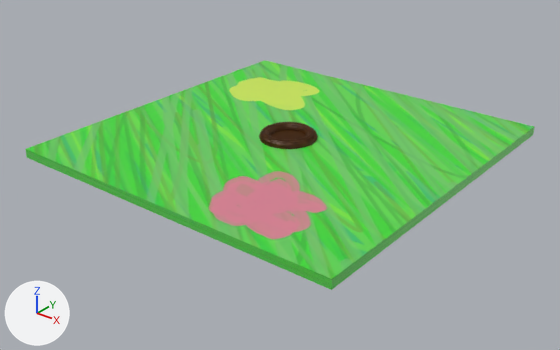
The Blender file 350 AR Project/Assets/other/mole_hole.blend as it was, and as the next commit left it.
Both versions are drawn from a 50 mm camera at (56.5, -72.4, 38.6) aimed at (0.4, -2.3, -4.9). Lighting does not change. The marker at lower left points along +X, +Y and +Z.

The older version as bpy lines, for what is in view:
```python
me_cube = bpy.data.meshes.new('Cube')
me_cube.from_pydata(...)  # a box spanning x -1.0..1.0, y -1.0..1.0, z -1.0..1.0
me_cube.materials.append(mat_ground)  # picture img_grass_png
me_roundcube = bpy.data.meshes.new('Roundcube')
me_roundcube.from_pydata(...)  # 577 vertices, 624 faces; spans x -2.37..2.37, y -2.37..2.37, z -1.61..-0.67
me_roundcube.materials.append(mat_material_002)  # brown #5c3304
ob_ground = bpy.data.objects.new('ground', me_cube)
ob_ground.location = (0.0, 0.0, -1.12)
ob_ground.scale = (23.2, 23.2, -0.59)
_m = ob_ground.modifiers.new('Boolean', 'BOOLEAN')
ob_mole = bpy.data.objects.new('mole', me_roundcube)
ob_mole.location = (0.0, 0.0, 1.41)
ob_mole.scale = (1.58, 1.58, 1.58)
_m = ob_mole.modifiers.new('Mirror', 'MIRROR')
_m.use_clip = True
_m = ob_mole.modifiers.new('Boolean', 'BOOLEAN')
_m.object = ob_ground
_m.solver = 'FLOAT'
```
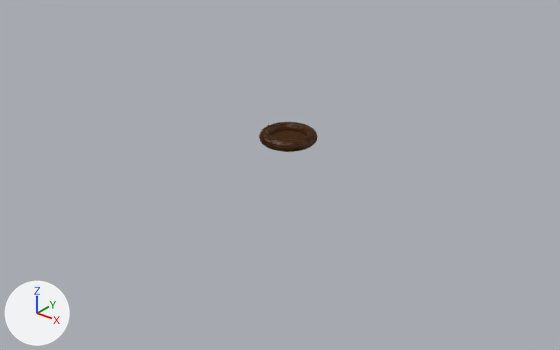
The change in detail:
Object 'ground' (ob_ground) is deleted.
Object 'mole' (ob_mole) has a BOOLEAN modifier named 'Boolean'.
Modifier setting removed (it was object = ob_ground).

Changed parts and their boxes (x1, y1, x2, y2) in the pictures (560 x 350 px):
'ground', deleted (green)
    before: (26, 60, 534, 290)
